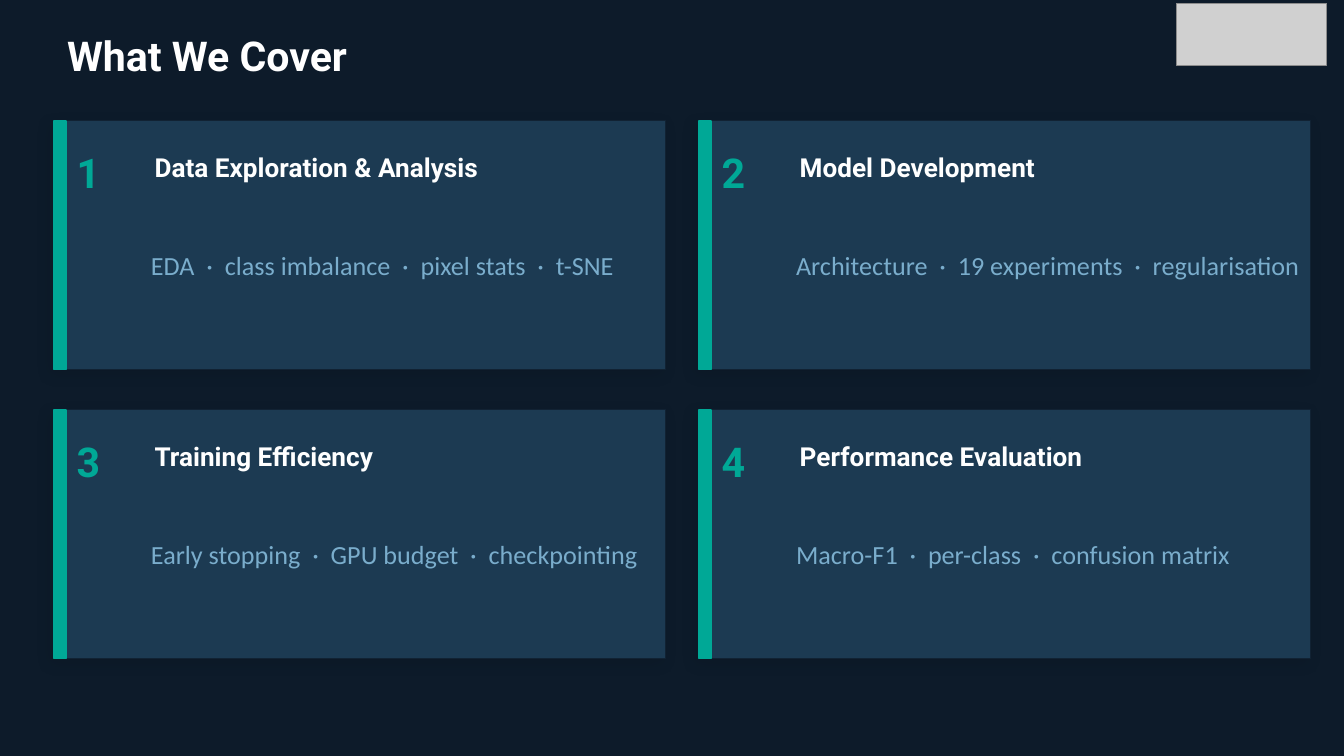
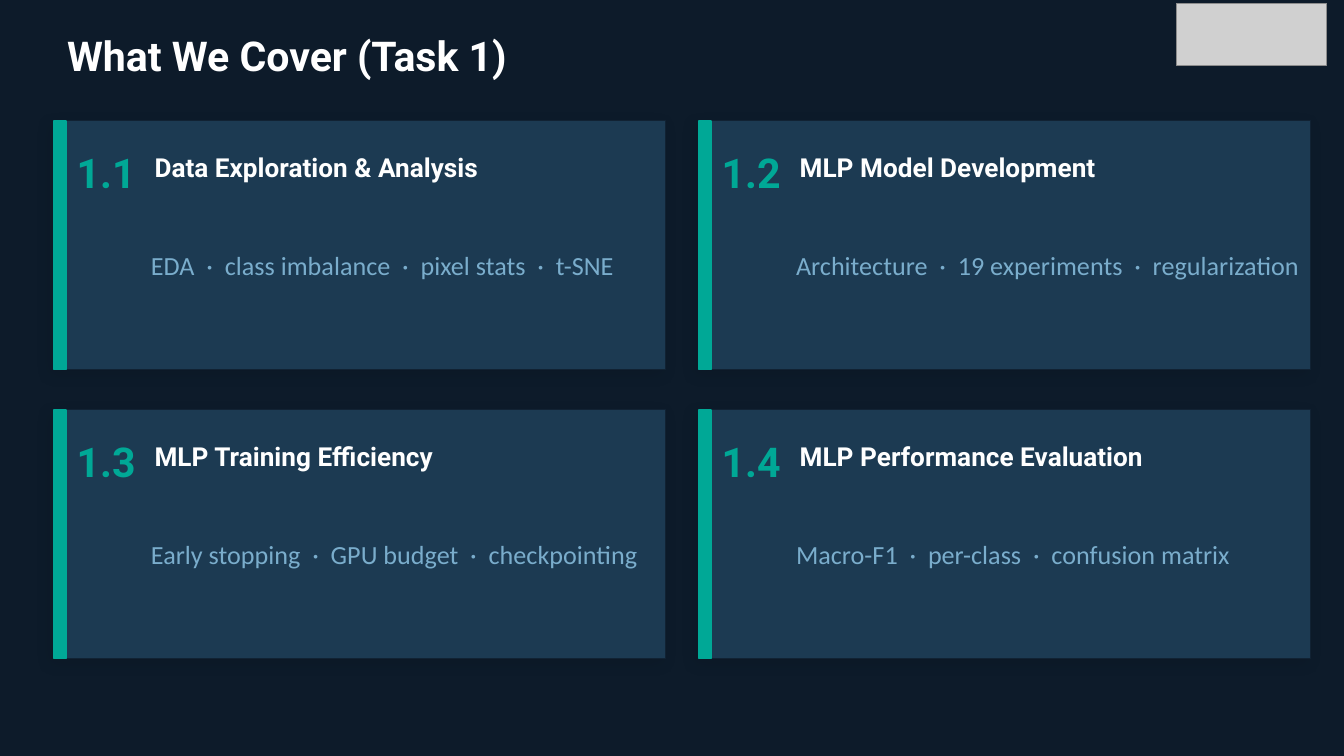
Before and after one commit to fmssilva/DL_Proj, a slide deck: slide 2 of assignment_1/task1/Task1_report.pptx. Drawn at 1344x756 pixels with LibreOffice and Linux fonts; fonts in the diff are those of the drawing; grey boxes stand for pictures. Boxes give left, top, right and bottom in pixels: in the first picture for what was removed or moved away, otherwise in the second. Text is boxed around its words. In the diff, an @@ line names an element or a change of style, - is before the commit and + after.

```diff
--- a/assignment_1/task1/Task1_report.pptx
+++ b/assignment_1/task1/Task1_report.pptx
@@ text at box(67, 39, 507, 80): text changed @@
-What We Cover
+What We Cover (Task 1)
@@ text at box(77, 159, 136, 188): text changed @@
-1
+1.1
@@ text at box(722, 158, 781, 188): text changed @@
-2
+1.2
@@ text at box(800, 157, 1095, 183): text changed @@
-Model Development
+MLP Model Development
@@ text at box(796, 257, 1299, 280): text changed @@
-Architecture · 19 experiments · regularisation
+Architecture · 19 experiments · regularization
@@ text at box(77, 447, 136, 478): text changed @@
-3
+1.3
@@ text at box(155, 446, 433, 472): text changed @@
-Training Efficiency
+MLP Training Efficiency
@@ text at box(722, 448, 781, 477): text changed @@
-4
+1.4
@@ text at box(800, 446, 1142, 467): text changed @@
-Performance Evaluation
+MLP Performance Evaluation
```
Also in this commit, not shown: 29 other slides changed, 2 slides added, 1 other file.
